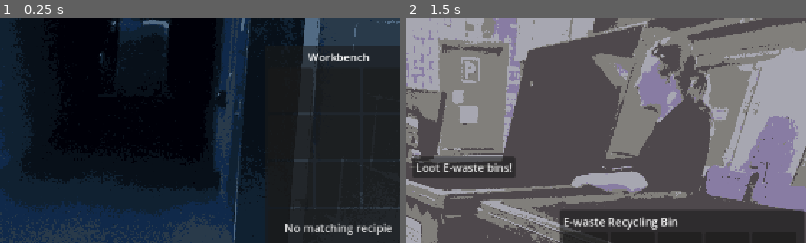
Above: before the commit, frames 1-2 (left to right).
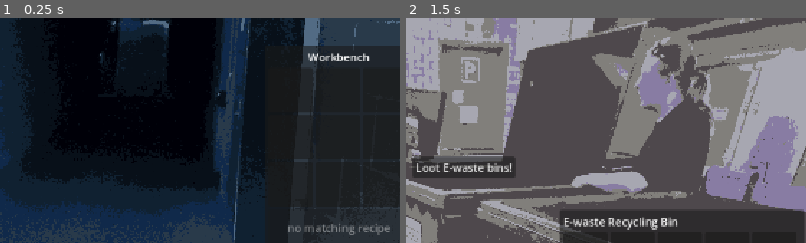
Above: after the commit, the same moments.

Repository: tabby-cat-nya/RustHacker
Game: Godot game, scene res://scenes/workshop.tscn
The game is run twice, just before and just after one commit, with the same random seed, the same clock (stepped at 60 frames per second) and the same inputs. The engine's default icon, where the game draws it, is replaced by a stand-in: a white triangle on a blue panel in a dark square.
Inputs:
- Up to frame 1 (0.25 s): no input
- Up to frame 2 (1.5 s): click "Go to ewaste bins" at 0.5 s; click "Hide Inventory" at 1.25 s
The pictures show only the part of the screen within x 43-93%, y 17-67%; the shares and areas given below are measured in that part.

The runs differ from the first frame. In frame 1, 0.6% of the frame differs, in the area x 71-98%, y 91-97%; in frame 2, nothing differs.

Commit message:
scavenge recipes first stage

Diff:
--- a/crafting/craft_recipe.gd
+++ b/crafting/craft_recipe.gd
@@ -1,4 +1,4 @@
-extends Resource
+extends Recipe
 class_name CraftRecipe
 
 @export var ingredients : Array[ItemData] = [null,null,null,null,null,null,null,null,null]
--- /dev/null
+++ b/crafting/recipe.gd
@@ -0,0 +1,2 @@
+extends Resource
+class_name Recipe
--- a/crafting/scavenge_recipe.gd
+++ b/crafting/scavenge_recipe.gd
@@ -1,4 +1,4 @@
-extends Resource
+extends Recipe
 class_name ScavengeRecipe
 
 @export var input : ItemData
--- /dev/null
+++ b/crafting/scavenges/testScavenge.tres
@@ -0,0 +1,10 @@
+[gd_resource type="Resource" script_class="ScavengeRecipe" load_steps=4 format=3 uid="uid://deohei5avmspt"]
+
+[ext_resource type="Resource" uid="uid://88v5bcyrgpob" path="res://items/large_psu_item.tres" id="1_20hhf"]
+[ext_resource type="Script" uid="uid://dccraom7a7e8d" path="res://inv_system/item_data.gd" id="1_o2l1m"]
+[ext_resource type="Script" uid="uid://boqr1fowaqmt0" path="res://crafting/scavenge_recipe.gd" id="2_20hhf"]
+
+[resource]
+script = ExtResource("2_20hhf")
+input = ExtResource("1_20hhf")
+metadata/_custom_type_script = "uid://boqr1fowaqmt0"
--- a/inv_system/crafting_panel.gd
+++ b/inv_system/crafting_panel.gd
@@ -2,6 +2,8 @@
 
 @export var action_button : Button
 @export var craft_recipes : Array[CraftRecipe]
+@export var scavenge_recipes : Array[ScavengeRecipe]
+var matched_recipe : Recipe
 #@export var no_style : StyleBox
 @export var assemble_style : StyleBox
 @export var assemble_style_hover : StyleBox
@@ -15,6 +17,7 @@
 func _ready() -> void:
 	super()
 	#style_scavenge()
+	check_recipes()
 	pass # Replace with function body.
 
 
@@ -32,22 +35,39 @@
 
 func check_recipes():
 	print("checking now")
+	style_none()
 	# write checking logic
-	var possible_recipes : Array[CraftRecipe] = craft_recipes.duplicate()
-	for x in range(9):
-		for recipe in possible_recipes:
-			if recipe.ingredients[x] and slots[x].item:
-				if recipe.ingredients[x].item_name != slots[x].item.item_name:
+
+	if filled_slots() == 1:
+		# check scavenging recipes
+		var item_to_scavenge : ItemData
+		for slot in slots:
+			if slot.item:
+				item_to_scavenge = slot.item
+				break
+
+		for recipe in scavenge_recipes:
+			if recipe.input.item_name == item_to_scavenge.item_name:
+				matched_recipe = recipe
+				style_scavenge()
+				return
+
+	elif filled_slots() > 1:
+		# check crafting recipes
+		var possible_recipes : Array[CraftRecipe] = craft_recipes.duplicate()
+		for x in range(9):
+			for recipe in possible_recipes:
+				if recipe.ingredients[x] and slots[x].item:
+					if recipe.ingredients[x].item_name != slots[x].item.item_name:
+						possible_recipes.erase(recipe)
+				elif recipe.ingredients[x] or slots[x].item:
 					possible_recipes.erase(recipe)
-			elif recipe.ingredients[x] or slots[x].item:
-				possible_recipes.erase(recipe)
-	print("Possible recipes: " + str(possible_recipes.size()))
-	if possible_recipes.size() == 1:
-		print("found our recipe!")
-		style_assemble()
-	else:
-		style_none()
-	pass
+		print("Possible recipes: " + str(possible_recipes.size()))
+		if possible_recipes.size() == 1:
+			print("found our recipe!")
+			matched_recipe = possible_recipes[0]
+			style_assemble()
+			return
 
 func style_assemble():
 	action_button.add_theme_stylebox_override("normal",assemble_style)
@@ -69,3 +89,7 @@
 	action_button.remove_theme_stylebox_override("pressed")
 	action_button.text = "no matching recipe"
 	action_button.disabled = true
+
+
+func _on_action_button_pressed() -> void:
+	pass # Replace with function body.
--- a/inv_system/crafting_panel.tscn
+++ b/inv_system/crafting_panel.tscn
@@ -1,9 +1,11 @@
-[gd_scene load_steps=9 format=3 uid="uid://f06ym5ujhdsc"]
+[gd_scene load_steps=11 format=3 uid="uid://f06ym5ujhdsc"]
 
 [ext_resource type="Script" uid="uid://br4fgimf7nygr" path="res://inv_system/crafting_panel.gd" id="1_441s3"]
 [ext_resource type="PackedScene" uid="uid://dgqs20xf7l8c" path="res://inv_system/item_slot.tscn" id="2_h0v0h"]
 [ext_resource type="Script" uid="uid://b4iu5xrdf0evs" path="res://crafting/craft_recipe.gd" id="2_ytbts"]
 [ext_resource type="Resource" uid="uid://dp4hnei3ur6oe" path="res://crafting/crafts/computer_craft.tres" id="3_4h4i0"]
+[ext_resource type="Script" uid="uid://boqr1fowaqmt0" path="res://crafting/scavenge_recipe.gd" id="4_qjage"]
+[ext_resource type="Resource" uid="uid://deohei5avmspt" path="res://crafting/scavenges/testScavenge.tres" id="5_8c40c"]
 
 [sub_resource type="StyleBoxFlat" id="StyleBoxFlat_h0v0h"]
 content_margin_left = 0.0
@@ -85,6 +87,7 @@
 script = ExtResource("1_441s3")
 action_button = NodePath("MarginContainer/VBoxContainer/ActionButton")
 craft_recipes = Array[ExtResource("2_ytbts")]([ExtResource("3_4h4i0")])
+scavenge_recipes = Array[ExtResource("4_qjage")]([ExtResource("5_8c40c")])
 assemble_style = SubResource("StyleBoxFlat_h0v0h")
 assemble_style_hover = SubResource("StyleBoxFlat_441s3")
 assemble_style_pressed = SubResource("StyleBoxFlat_h0v0h")
@@ -151,3 +154,5 @@
 custom_minimum_size = Vector2(0, 52.585)
 layout_mode = 2
 text = "No matching recipie"
+
+[connection signal="pressed" from="MarginContainer/VBoxContainer/ActionButton" to="." method="_on_action_button_pressed"]
Not shown, added: crafting/recipe.gd.uid
